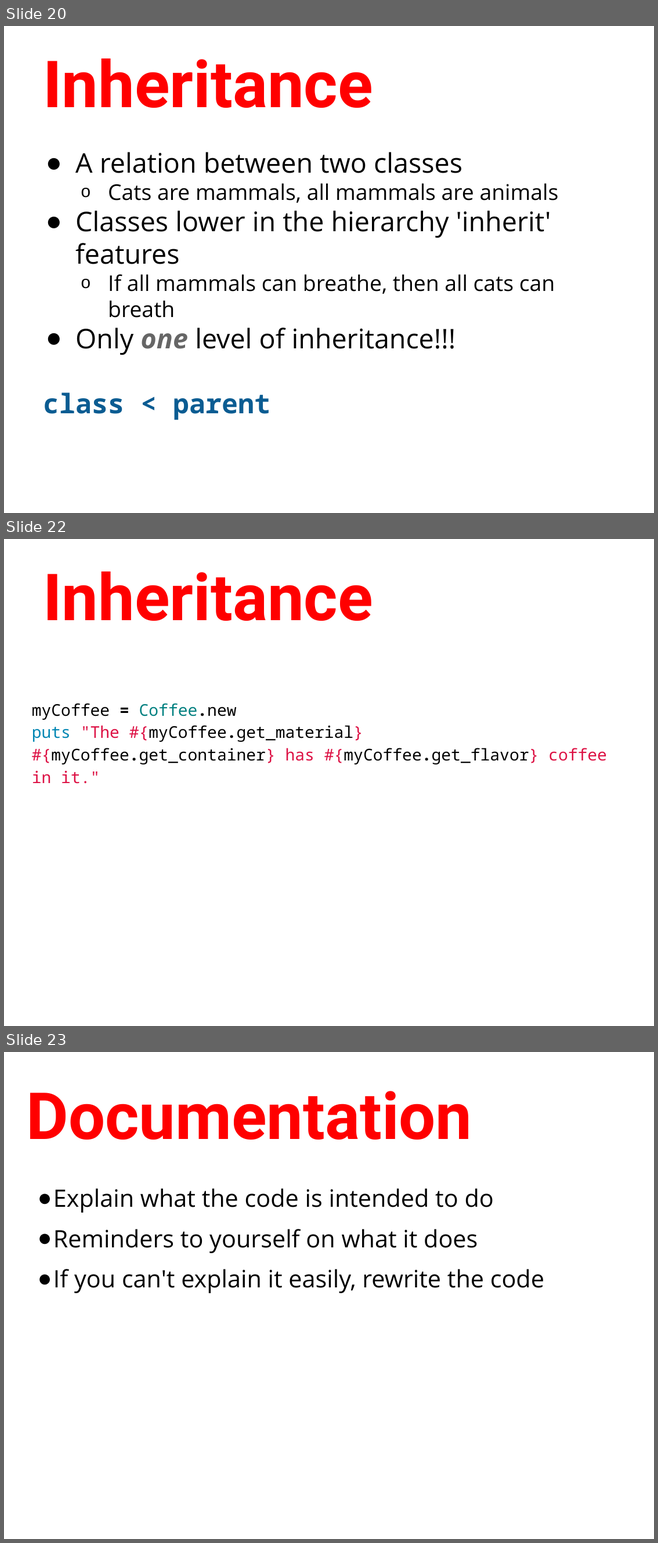
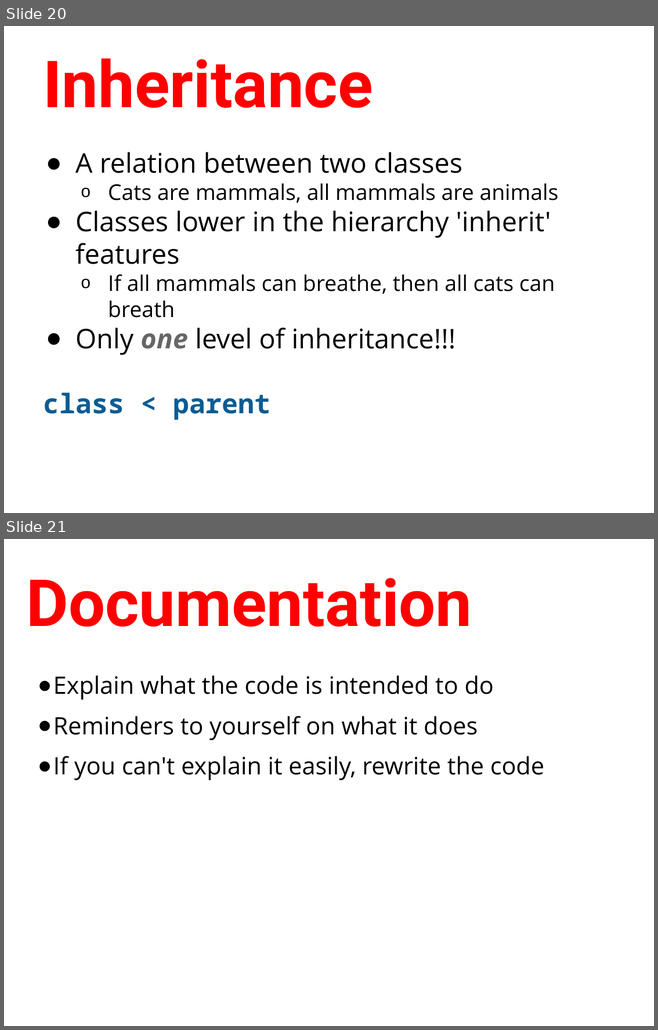
Before and after one commit to humanitiesprogramming/slides, a slide deck: HILT - Programming Concepts III.pptx. Shown one above the other, each under a label of ours: slides 20, 22 and 23 before the commit, slides 20 and 21 after it; the slides between them are not shown. The pictures are 658x1543 and 658x1030 pixels, drawn with LibreOffice and Linux fonts; fonts in the diff are those of the drawing. Boxes give left, top, right and bottom in pixels: in the first picture for what was removed or moved away, otherwise in the second. Text is boxed around its words. In the diff, an @@ line names an element or a change of style, - is before the commit and + after.

```diff
--- a/HILT - Programming Concepts III.pptx
+++ b/HILT - Programming Concepts III.pptx
@@ slide 22 removed at <box>4,539,654,1026</box>, background #FFFFFF @@
@@ title removed at <box>43,571,372,621</box> @@
-Inheritance
@@ text removed at <box>32,703,607,784</box> @@
-myCoffee = Coffee.new
-puts "The #{myCoffee.get_material} #{myCoffee.get_container} has #{myCoffee.get_flavor} coffee in it."
@@ what was slide 23 is now slide 21 @@
```
Also in this commit, not shown: 1 other slide removed, 1 other file.
